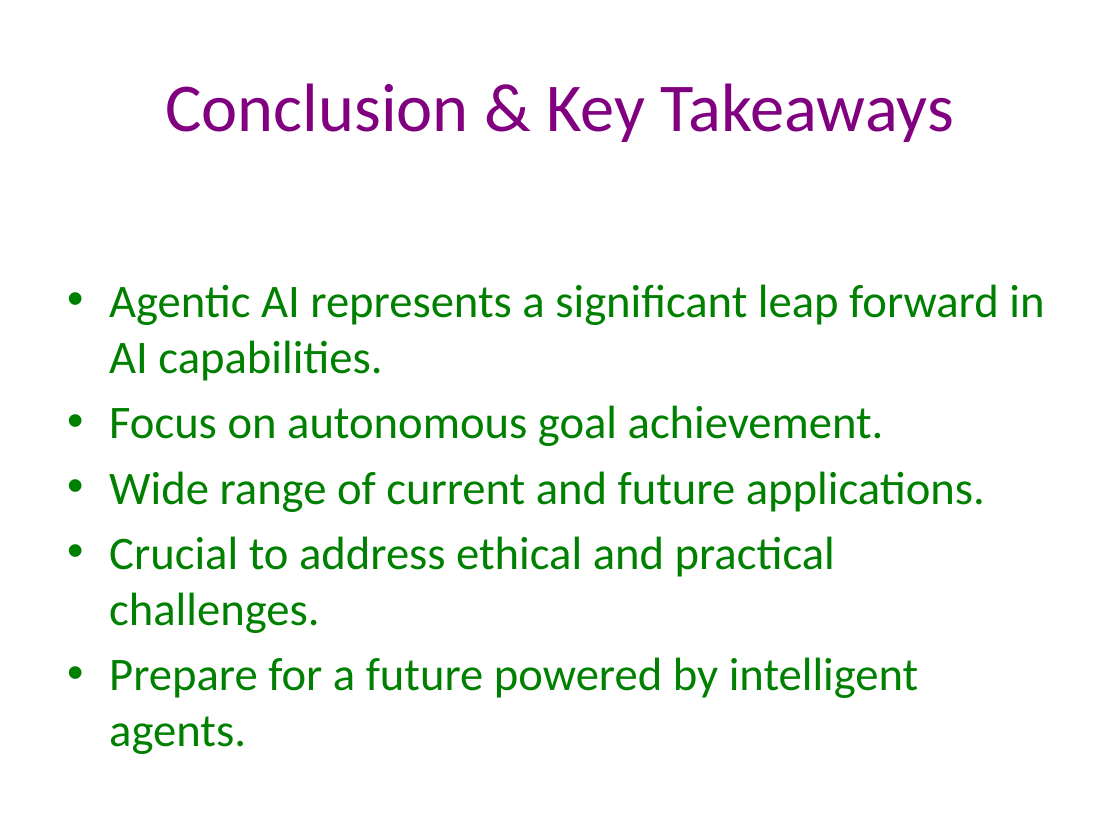
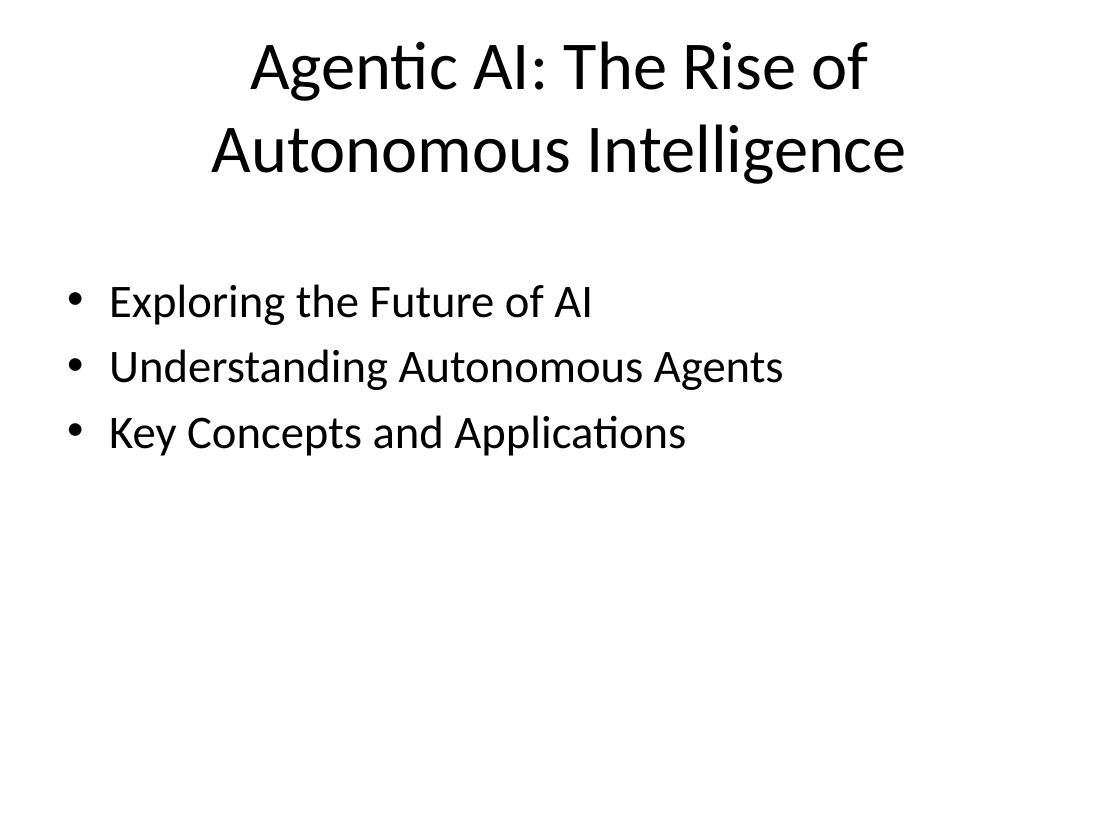
Before and after one commit to Anish-CodeDev/Desktop_AI_Agent, a slide deck: slide 1 of presentation.pptx (slide 9 before the commit). Drawn at 1120x840 pixels with LibreOffice and Linux fonts; fonts in the diff are those of the drawing. Boxes give left, top, right and bottom in pixels: in the first picture for what was removed or moved away, otherwise in the second. Text is boxed around its words. In the diff, an @@ line names an element or a change of style, - is before the commit and + after.

```diff
--- a/presentation.pptx
+++ b/presentation.pptx
@@ title at (x1=212, y1=41, x2=907, y2=184): text changed; text colour #800080 to #000000 @@
-Conclusion & Key Takeaways
+Agentic AI: The Rise of Autonomous Intelligence
@@ text at (x1=109, y1=284, x2=784, y2=456): text changed; text colour #008000 to #000000 @@
-• Agentic AI represents a significant leap forward in AI capabilities.
-• Focus on autonomous goal achievement.
-• Wide range of current and future applications.
-• Crucial to address ethical and practical challenges.
-• Prepare for a future powered by intelligent agents.
+• Exploring the Future of AI
+• Understanding Autonomous Agents
+• Key Concepts and Applications
```
Also in this commit, not shown: 8 other slides changed, 1 slide removed, 7 other files.
